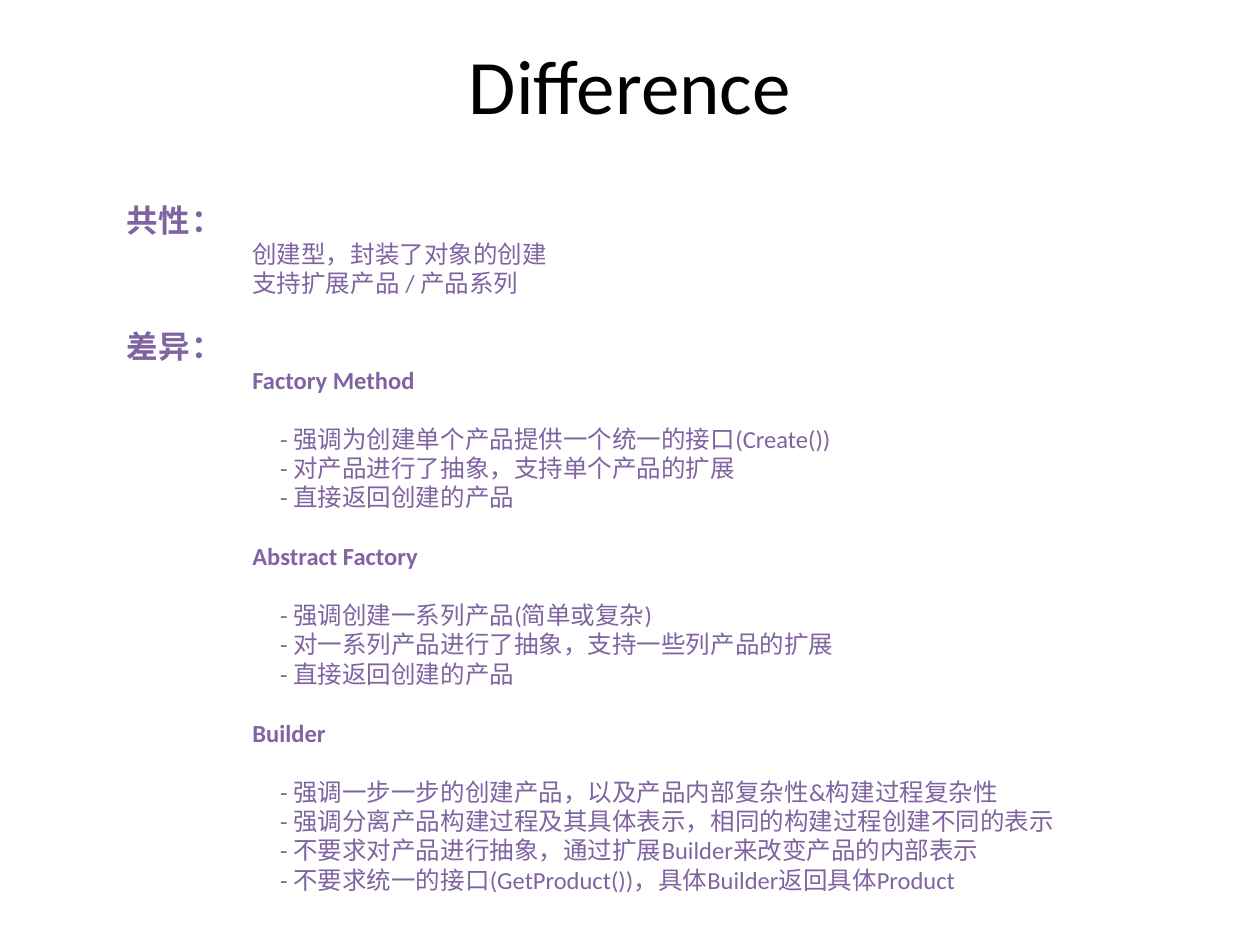
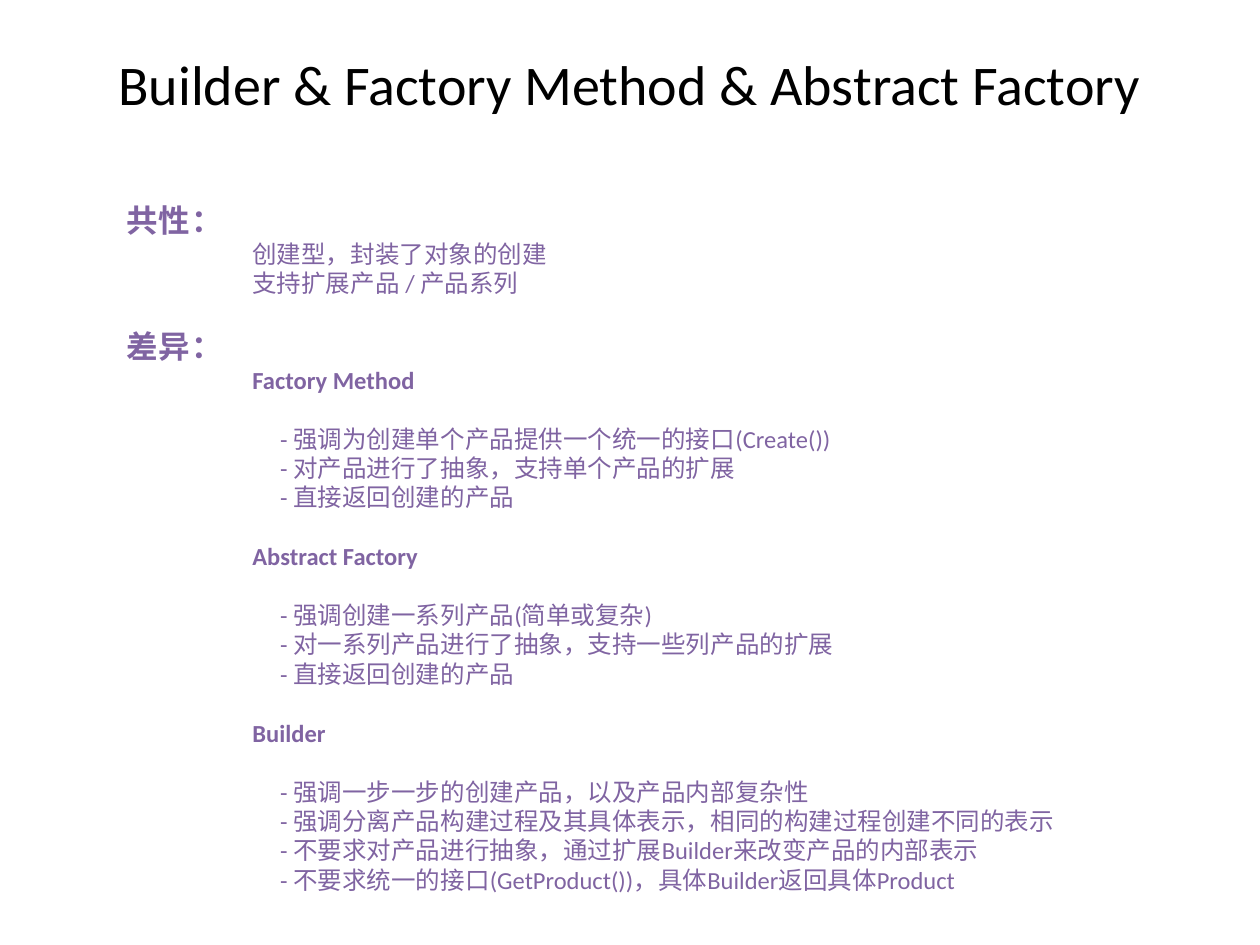
Before and after one commit to PlumpMath/DesignPattern-956, a slide deck: slide 19 of _Doc/DesignPattern.P2.Creational(Bulder).pptx. Drawn at 1260x945 pixels with LibreOffice and Linux fonts; fonts in the diff are those of the drawing. Boxes give left, top, right and bottom in pixels: in the first picture for what was removed or moved away, otherwise in the second. Text is boxed around its words. In the diff, an @@ line names an element or a change of style, - is before the commit and + after.

Commit message:
Updated Builder PPT.

```diff
--- a/_Doc/DesignPattern.P2.Creational(Bulder).pptx
+++ b/_Doc/DesignPattern.P2.Creational(Bulder).pptx
@@ text at bbox=[118, 66, 1140, 114]: text changed; size 44 to 32 pt @@
-Difference
+Builder & Factory Method & Abstract Factory
@@ text at bbox=[293, 780, 808, 804]: text changed @@
-- 强调一步一步的创建产品，以及产品内部复杂性&构建过程复杂性
+- 强调一步一步的创建产品，以及产品内部复杂性
```
Also in this commit, not shown: 5 other slides changed.
